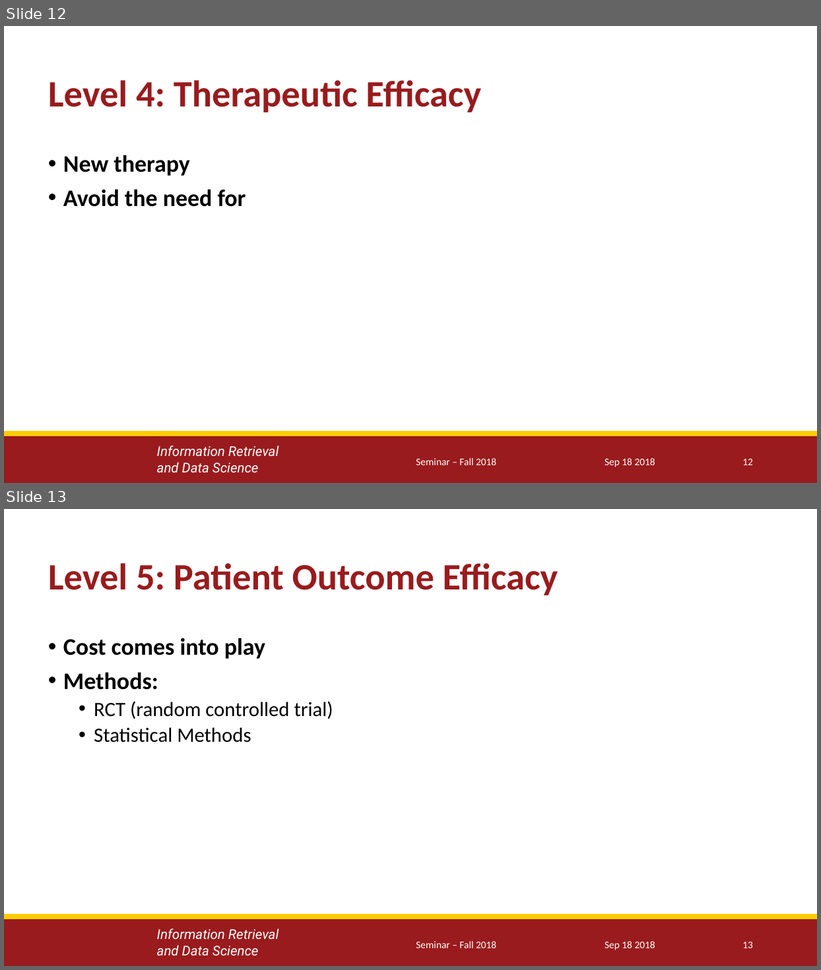
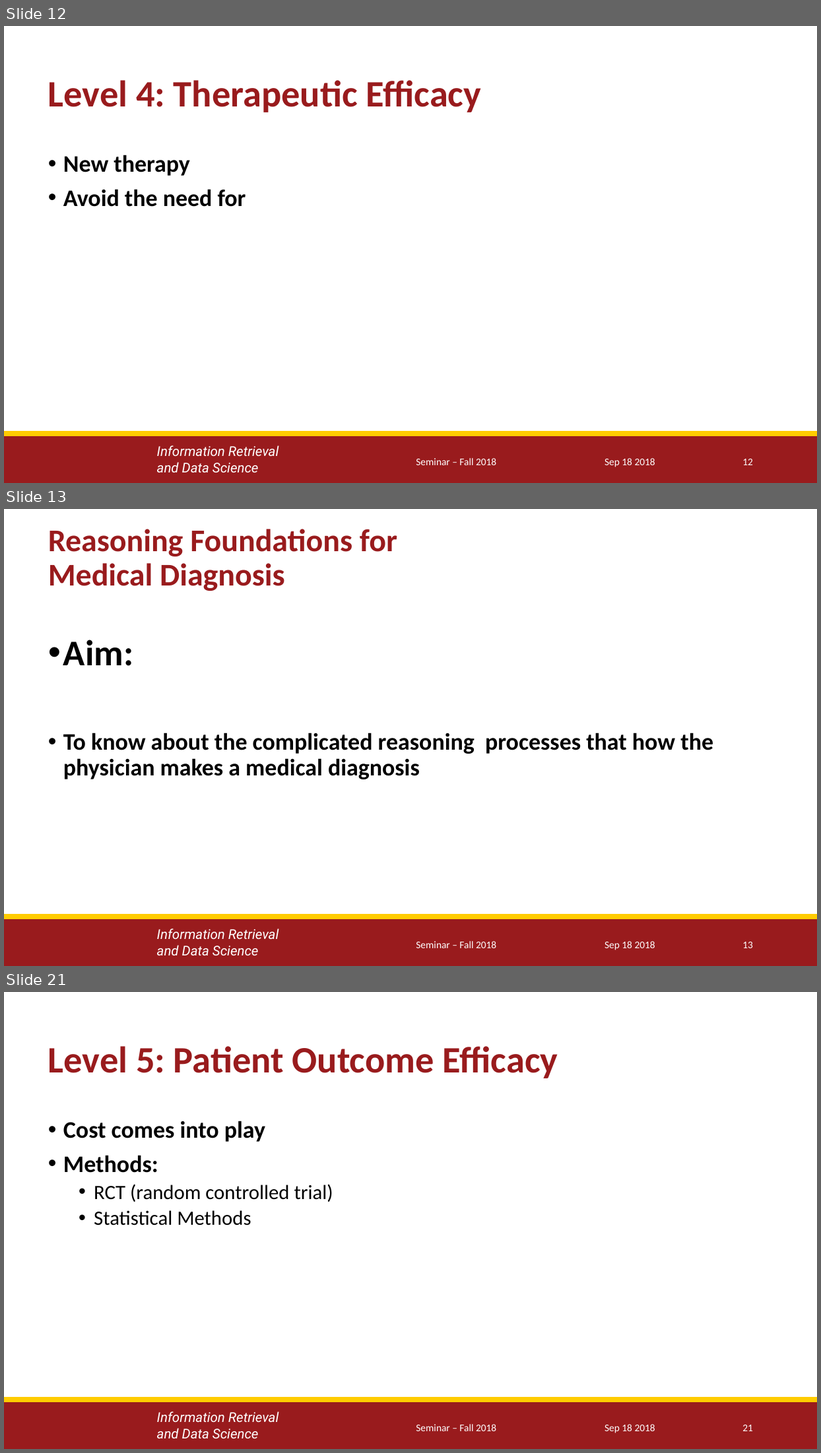
Before and after one commit to yuesOctober/survey, a slide deck: Presentation_1.pptx. Shown one above the other, each under a label of ours: slides 12 and 13 before the commit, slides 12, 13 and 21 after it; the slides between them are not shown. The pictures are 821x970 and 821x1453 pixels, drawn with LibreOffice and Linux fonts; fonts in the diff are those of the drawing; background and template pictures are left out. Boxes give left, top, right and bottom in pixels: in the first picture for what was removed or moved away, otherwise in the second. Text is boxed around its words. In the diff, an @@ line names an element or a change of style, - is before the commit and + after.

```diff
--- a/Presentation_1.pptx
+++ b/Presentation_1.pptx
@@ slide 13 added at [4,509,817,966], background #FFFFFF; not listed: 3 template elements that a slide beside it also shows @@
@@ title added at [48,529,397,591], 28 pt, text #991B1D, bold @@
+Reasoning Foundations for
+Medical Diagnosis
@@ text added at [63,640,714,780], 21 pt, text #000000, bold @@
+• Aim:
+• To know about the complicated reasoning processes that how the physician makes a medical diagnosis
@@ text added at [416,941,496,949], 9 pt, text #FFFFFF @@
+Seminar – Fall 2018
@@ text added at [605,941,655,951], 9 pt, text #FFFFFF @@
+Sep 18 2018
@@ page number added at [743,942,753,949], 9 pt, text #FFFFFF @@
+13
@@ what was slide 13 is now slide 21 @@
@@ page number at [743,1425,753,1432]: text changed @@
-13
+21
```
Also in this commit, not shown: 7 other slides added.
